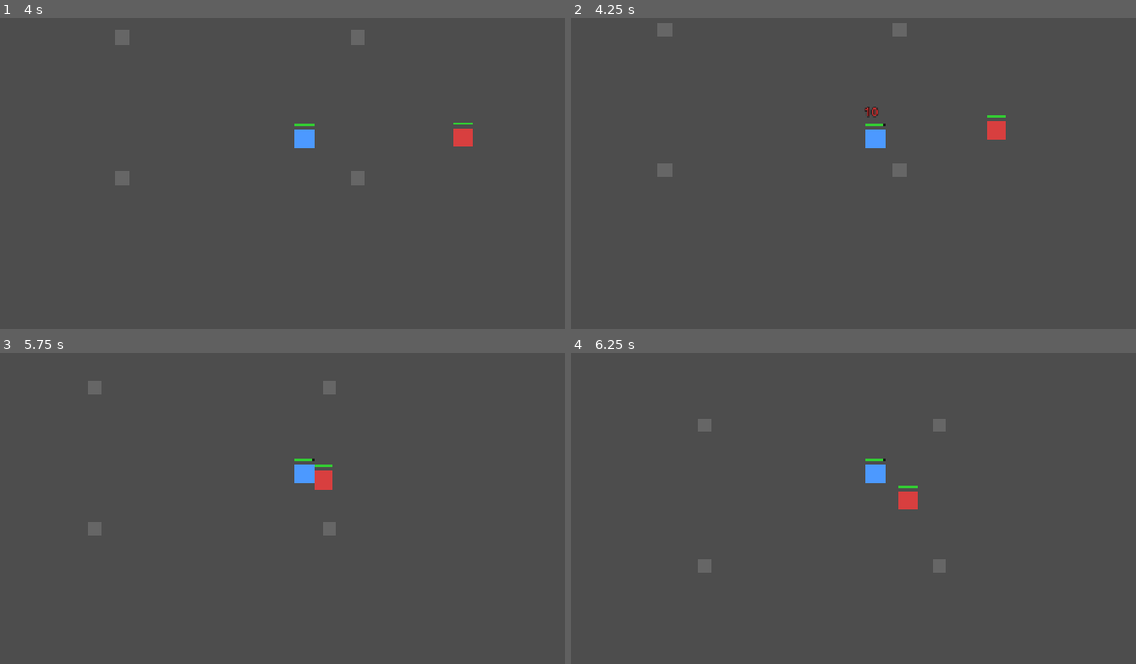
Above: before the commit, frames 1-4 (two rows, left to right).
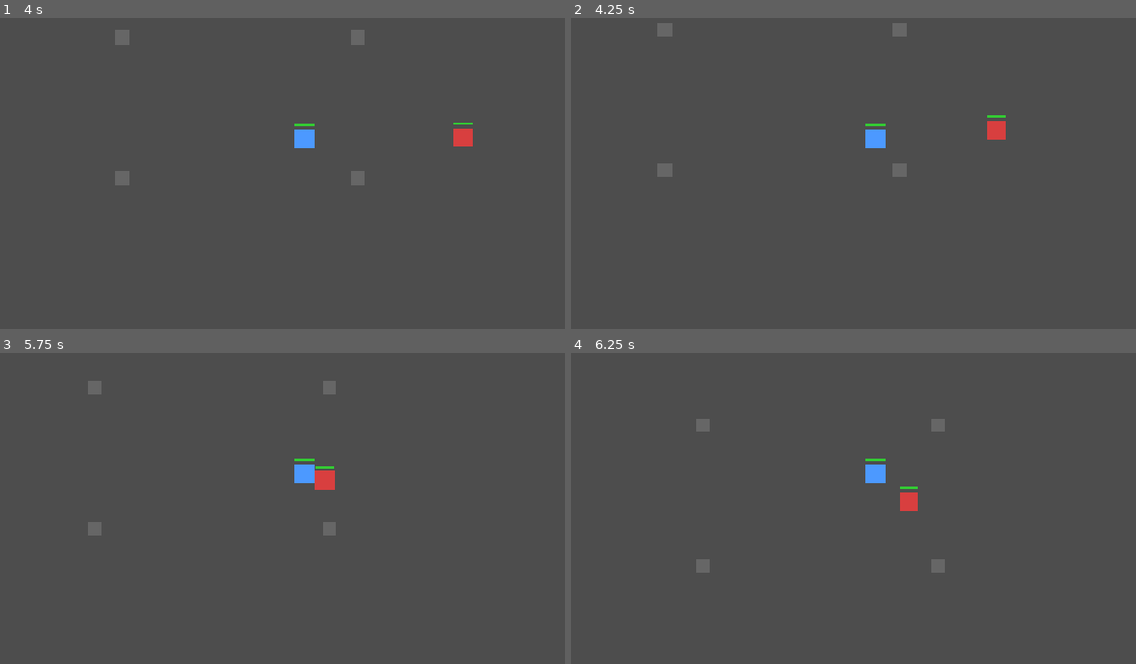
Above: after the commit, the same moments.

Repository: a07030601-sys/woodgame
Game: Godot game, scene res://scenes/main.tscn
Same seed, same stepped clock (60 frames per second), same inputs: the game is played once before the commit and once after it.
Inputs (mouse positions are in pixels of both pictures, inside the frame that each line leads up to):
- Up to frame 1 (4 s): tap Enter at 0.5 s; move the mouse to (452, 120) at 0.52 s; press the mouse at (452, 120) at 0.53 s; move the mouse to (169, 157) at 1.27 s; release the mouse at (169, 157) at 1.28 s; click (169, 157) at 1.35 s; move the mouse to (372, 55) at 2.02 s; press the mouse at (372, 55) at 2.03 s; move the mouse to (271, 213) at 2.77 s; release the mouse at (271, 213) at 2.78 s; click (271, 213) at 2.85 s; move the mouse to (508, 195) at 3.52 s; press the mouse at (508, 195) at 3.53 s
- Up to frame 2 (4.25 s): tap K (debug_damage_player, bound only before the commit) at 4.15 s
- Up to frame 3 (5.75 s): move the mouse to (101, 418) at 4.27 s; release the mouse at (101, 418) at 4.28 s; click (101, 418) at 4.35 s; move the mouse to (339, 474) at 5.02 s; press the mouse at (339, 474) at 5.03 s
- Up to frame 4 (6.25 s): move the mouse to (774, 377) at 5.77 s; release the mouse at (774, 377) at 5.78 s; click (774, 377) at 5.85 s

Frame 1 is identical in both runs. In frame 2, less than 0.1% of the frame differs, in the area x 51-56%, y 28-35%; in frame 3, less than 0.1%; in frame 4, 0.2%, in the area x 22-67%, y 21-71%.

Commit message:
階段 2：怪物攻擊
Co-Authored-By: Claude Opus 5.5 <noreply@anthropic.com>

Diff:
--- a/project.godot
+++ b/project.godot
@@ -27,11 +27,6 @@
 "events": [Object(InputEventMouseButton,"resource_local_to_scene":false,"resource_name":"","device":-1,"window_id":0,"a …(252 unchanged characters)…
 ]
 }
-debug_damage_player={
-"deadzone": 0.2,
-"events": [Object(InputEventKey,"resource_local_to_scene":false,"resource_name":"","device":-1,"window_id":0,"alt_pressed":false,"shift_pressed":false,"ctrl_pressed":false,"meta_pressed":false,"pressed":false,"keycode":0,"physical_keycode":75,"key_label":0,"unicode":107,"location":0,"echo":false,"script":null)
-]
-}
 
 [layer_names]
 
--- a/scripts/monsters/monster.gd
+++ b/scripts/monsters/monster.gd
@@ -1,24 +1,35 @@
 class_name Monster
 extends CharacterBody2D
 
-enum State { IDLE, PATROL, CHASE }
+enum State { IDLE, PATROL, CHASE, ATTACK }
 
 @export var chase_speed: float = 120.0
 @export var detection_range: float = 250.0
 # 追擊中玩家超出此距離就放棄，需大於 detection_range
 @export var give_up_range: float = 400.0
-# 與玩家中心點的距離，需大於雙方碰撞體相加的大小，且小於玩家的攻擊範圍
+# 與玩家中心點的距離，需大於雙方碰撞體相加的大小，且不大於 attack_range
 @export var stop_distance: float = 40.0
+# 與玩家中心點的距離，需不小於 stop_distance，停下來時才打得到玩家
+@export var attack_range: float = 48.0
+# 兩次命中之間的秒數，包含前搖時間
+@export var attack_interval: float = 1.2
+@export var attack_windup: float = 0.4
+@export var min_damage: int = 4
+@export var max_damage: int = 8
 # 巡邏點以出生位置為中心，在此半徑內隨機選取
 @export var patrol_radius: float = 120.0
 @export var patrol_speed: float = 60.0
 @export var idle_time_min: float = 1.0
 @export var idle_time_max: float = 3.0
+# 開啟時才 print 狀態切換與巡邏點資訊
+@export var debug_ai: bool = false
 
 # 與巡邏點的距離小於此值就視為抵達，避免在目標點來回抖動
 const ARRIVE_DISTANCE: float = 4.0
 # 巡邏逾時＝預估走到巡邏點的秒數再加上這段緩衝，確保 PATROL 一定會結束
 const PATROL_TIMEOUT_MARGIN: float = 1.0
+# 前搖期間外觀逐漸放大到這個倍率，當作出手提示
+const WINDUP_SCALE: float = 1.4
 const FLASH_DURATION: float = 0.15
 const DAMAGE_NUMBER_SCENE: PackedScene = preload("res://scenes/ui/damage_number.tscn")
 const DAMAGE_NUMBER_OFFSET: Vector2 = Vector2(0.0, -38.0)
@@ -29,6 +40,10 @@
 var _patrol_target: Vector2 = Vector2.ZERO
 var _idle_time_left: float = 0.0
 var _patrol_time_left: float = 0.0
+var _attack_cooldown: float = 0.0
+var _is_winding_up: bool = false
+var _windup_time_left: float = 0.0
+var _windup_tween: Tween = null
 var _base_color: Color = Color.WHITE
 var _flash_tween: Tween = null
 var _player: Player = null
@@ -39,6 +54,9 @@
 
 
 func _ready() -> void:
+	if stop_distance > attack_range:
+		push_warning("%s 的 stop_distance 大於 attack_range，停下來時會打不到玩家" % name)
+
 	_spawn_position = global_position
 	_base_color = _polygon.color
 	_health.health_changed.connect(_health_bar.update_health)
@@ -49,6 +67,9 @@
 
 
 func _physics_process(delta: float) -> void:
+	# 冷卻在所有狀態都會倒數，玩家進出攻擊範圍不會讓怪物打得更快
+	_attack_cooldown = maxf(_attack_cooldown - delta, 0.0)
+
 	match _state:
 		State.IDLE:
 			_process_idle(delta)
@@ -56,6 +77,8 @@
 			_process_patrol(delta)
 		State.CHASE:
 			_process_chase(delta)
+		State.ATTACK:
+			_process_attack(delta)
 
 
 func take_damage(amount: int) -> void:
@@ -71,10 +94,13 @@
 	_health.take_damage(amount)
 
 
-# 所有狀態切換都經過這裡，進入新狀態時的初始化也放在這
+# 所有狀態切換都經過這裡，離開舊狀態的收尾與進入新狀態的初始化也放在這
 func _change_state(new_state: State) -> void:
+	if _state == State.ATTACK:
+		_end_windup()
+
 	_state = new_state
-	print("%s 狀態：%s" % [name, State.keys()[new_state]])
+	_debug_log("狀態：%s" % State.keys()[new_state])
 
 	match new_state:
 		State.IDLE:
@@ -85,8 +111,12 @@
 			_patrol_time_left = (
 				global_position.distance_to(_patrol_target) / patrol_speed + PATROL_TIMEOUT_MARGIN
 			)
+			_debug_log("巡邏點：%s" % _patrol_target)
 		State.CHASE:
 			pass
+		State.ATTACK:
+			# 冷卻結束後才會開始前搖，剛進入時不沿用上一次的前搖
+			_is_winding_up = false
 
 
 func _process_idle(delta: float) -> void:
@@ -113,12 +143,59 @@
 
 
 func _process_chase(delta: float) -> void:
+	var distance: float = _get_player_distance()
 	# 玩家死亡或不存在時距離為 INF，同樣會放棄追擊
-	if _get_player_distance() > give_up_range:
+	if distance > give_up_range:
 		_change_state(State.PATROL)
 		return
+	if distance <= attack_range:
+		_change_state(State.ATTACK)
+		return
 
 	_move_toward(_player.global_position, chase_speed, stop_distance, delta)
+
+
+func _process_attack(delta: float) -> void:
+	var distance: float = _get_player_distance()
+	if is_inf(distance):
+		_change_state(State.PATROL)
+		return
+	if distance > attack_range:
+		_change_state(State.CHASE)
+		return
+
+	# 攻擊時繼續貼近到停止距離，玩家稍微移動才不會馬上脫離攻擊範圍
+	_move_toward(_player.global_position, chase_speed, stop_distance, delta)
+
+	if not _is_winding_up:
+		if _attack_cooldown <= 0.0:
+			_start_windup()
+		return
+
+	_windup_time_left -= delta
+	if _windup_time_left > 0.0:
+		return
+
+	# 玩家離開攻擊範圍時上面已切回 CHASE，走到這裡代表前搖結束時玩家仍在範圍內
+	_end_windup()
+	_attack_cooldown = maxf(attack_interval - attack_windup, 0.0)
+	_player.take_damage(randi_range(min_damage, max_damage))
+
+
+func _start_windup() -> void:
+	_is_winding_up = true
+	_windup_time_left = attack_windup
+	_windup_tween = create_tween()
+	_windup_tween.tween_property(_polygon, "scale", Vector2.ONE * WINDUP_SCALE, attack_windup)
+
+
+# 出手或前搖被打斷時都會呼叫，把外觀恢復原狀
+func _end_windup() -> void:
+	_is_winding_up = false
+	if _windup_tween != null:
+		_windup_tween.kill()
+		_windup_tween = null
+	_polygon.scale = Vector2.ONE
 
 
 # 朝 target 直線移動，進入 stop_range 內就停下並回傳 true
@@ -153,6 +230,11 @@
 	return _spawn_position + offset
 
 
+func _debug_log(message: String) -> void:
+	if debug_ai:
+		print("%s %s" % [name, message])
+
+
 # 數字加到主場景而不是自己底下，被擊殺移除時最後一擊的數字才不會跟著消失
 func _on_damage_taken(amount: int) -> void:
 	var number: DamageNumber = DAMAGE_NUMBER_SCENE.instantiate() as DamageNumber
--- a/scripts/player/player.gd
+++ b/scripts/player/player.gd
@@ -16,8 +16,6 @@
 const DAMAGE_NUMBER_SCENE: PackedScene = preload("res://scenes/ui/damage_number.tscn")
 const DAMAGE_NUMBER_OFFSET: Vector2 = Vector2(0.0, -38.0)
 const DAMAGE_NUMBER_COLOR: Color = Color(1.0, 0.25, 0.25, 1.0)
-# 除錯用，階段 2 怪物會攻擊後移除
-const DEBUG_DAMAGE: int = 10
 
 var _target_position: Vector2 = Vector2.ZERO
 var _has_target: bool = false
@@ -38,11 +36,6 @@
 
 
 func _unhandled_input(event: InputEvent) -> void:
-	# 除錯用，階段 2 怪物會攻擊後移除
-	if event.is_action_pressed("debug_damage_player"):
-		take_damage(DEBUG_DAMAGE)
-		return
-
 	if event.is_action_pressed("move_click"):
 		var click_position: Vector2 = get_global_mouse_position()
 		_attack_target = _find_enemy_at(click_position)
